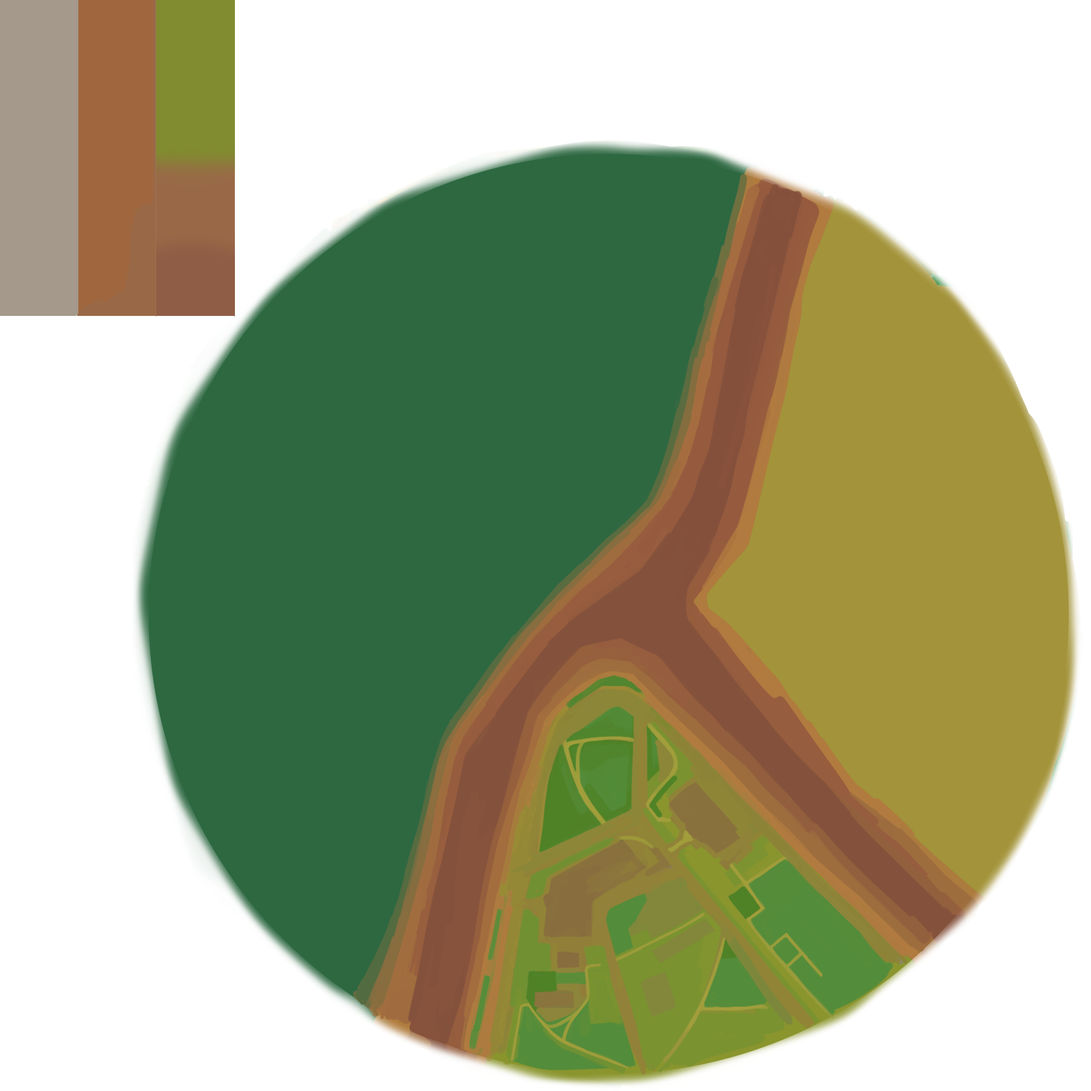
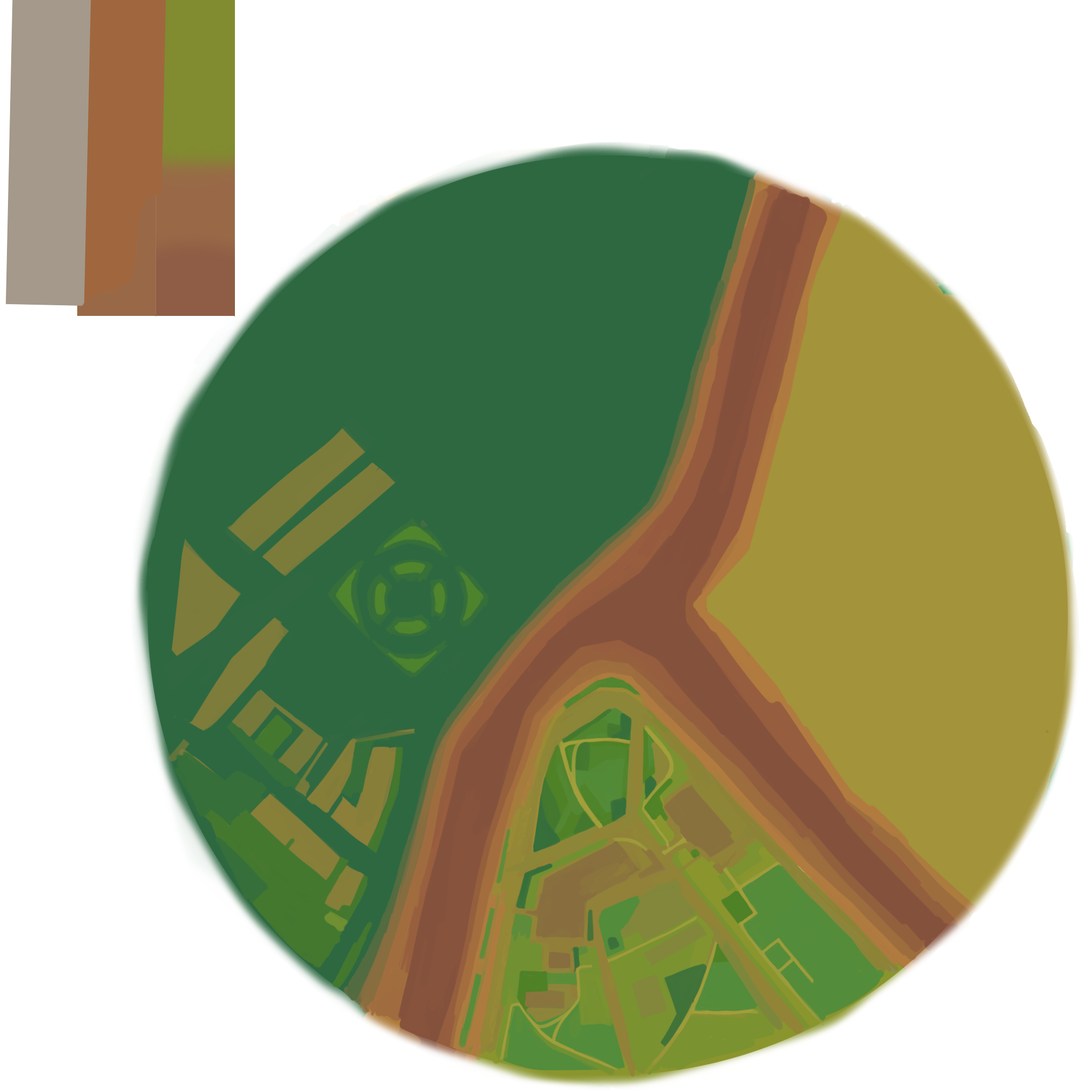
Layer changes from the first w=1091, h=1091 image to the second:
removed layer "Teinte/Saturation 1" over [0,0,1084,1091]
added layer "Calque 27" above "Calque 16" over [5,0,1084,1091]
